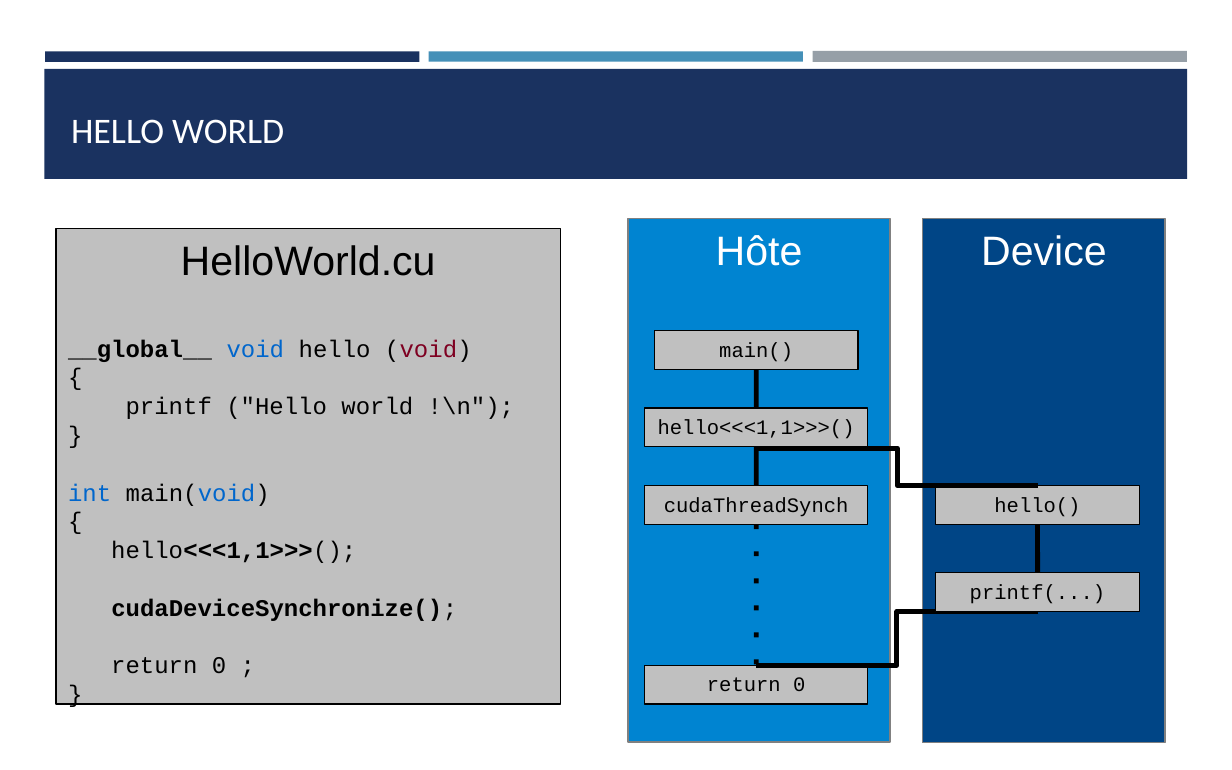
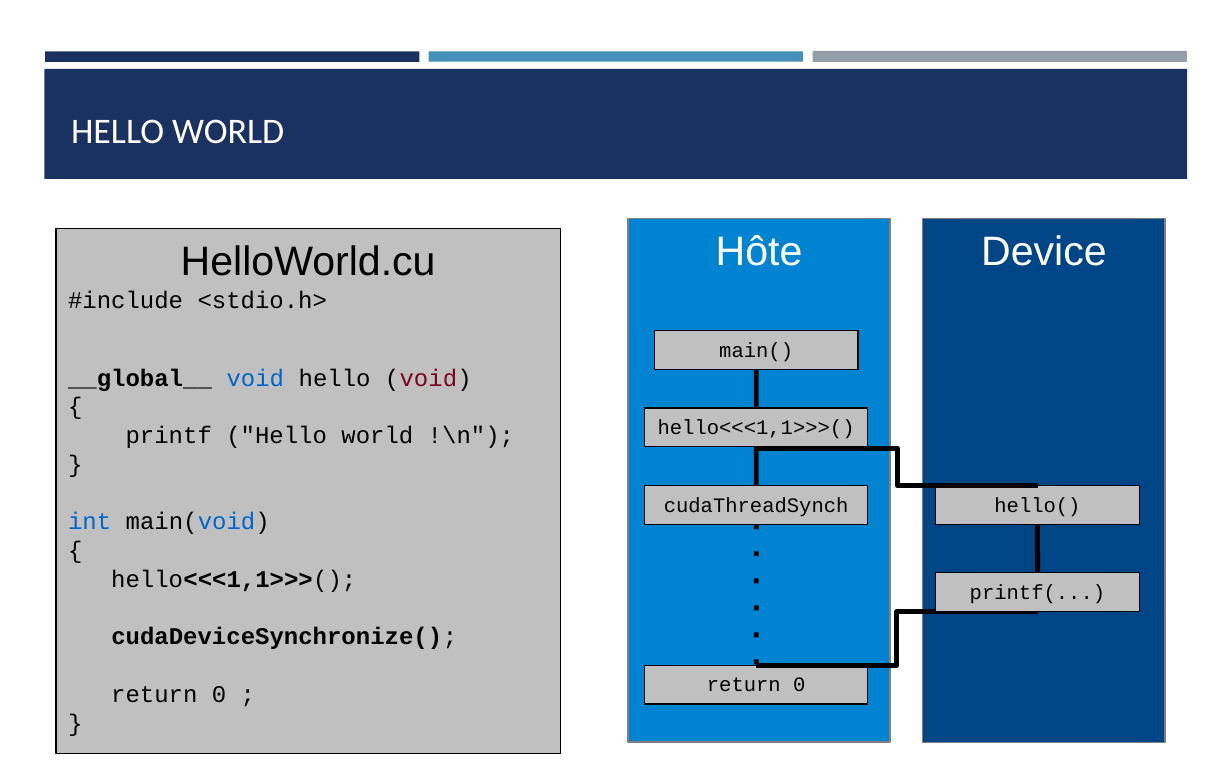
Before and after one commit to franckginguene/hpc_formation_scalian, a slide deck: slide 6 of Diapos/HPC_CUDA.pptx. Drawn at 1232x770 pixels with LibreOffice and Linux fonts; fonts in the diff are those of the drawing. Boxes give left, top, right and bottom in pixels: in the first picture for what was removed or moved away, otherwise in the second. Text is boxed around its words. In the diff, an @@ line names an element or a change of style, - is before the commit and + after.

```diff
--- a/Diapos/HPC_CUDA.pptx
+++ b/Diapos/HPC_CUDA.pptx
@@ freeform shape "HelloWorld.cu": place and size @@
-freeform shape "HelloWorld.cu" at (55, 229, 559, 705)
+freeform shape "HelloWorld.cu" at (55, 229, 559, 754)
@@ text in freeform shape at (68, 290, 327, 309): paragraph added @@
+#include <stdio.h>
```
Also in this commit, not shown: 3 other slides changed, 16 slides added, 1 slide removed.
